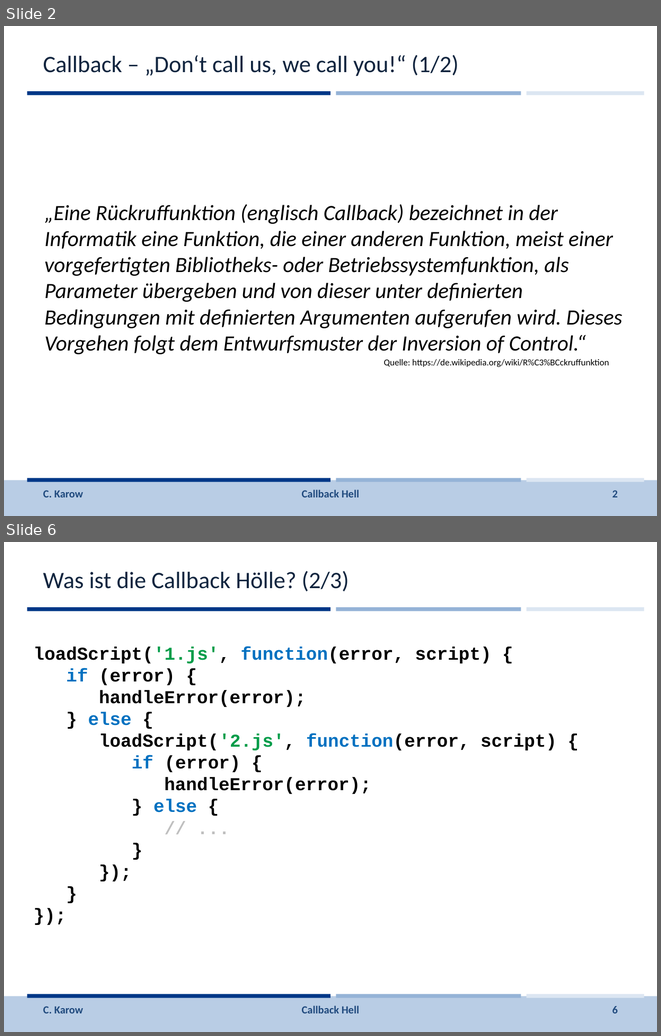
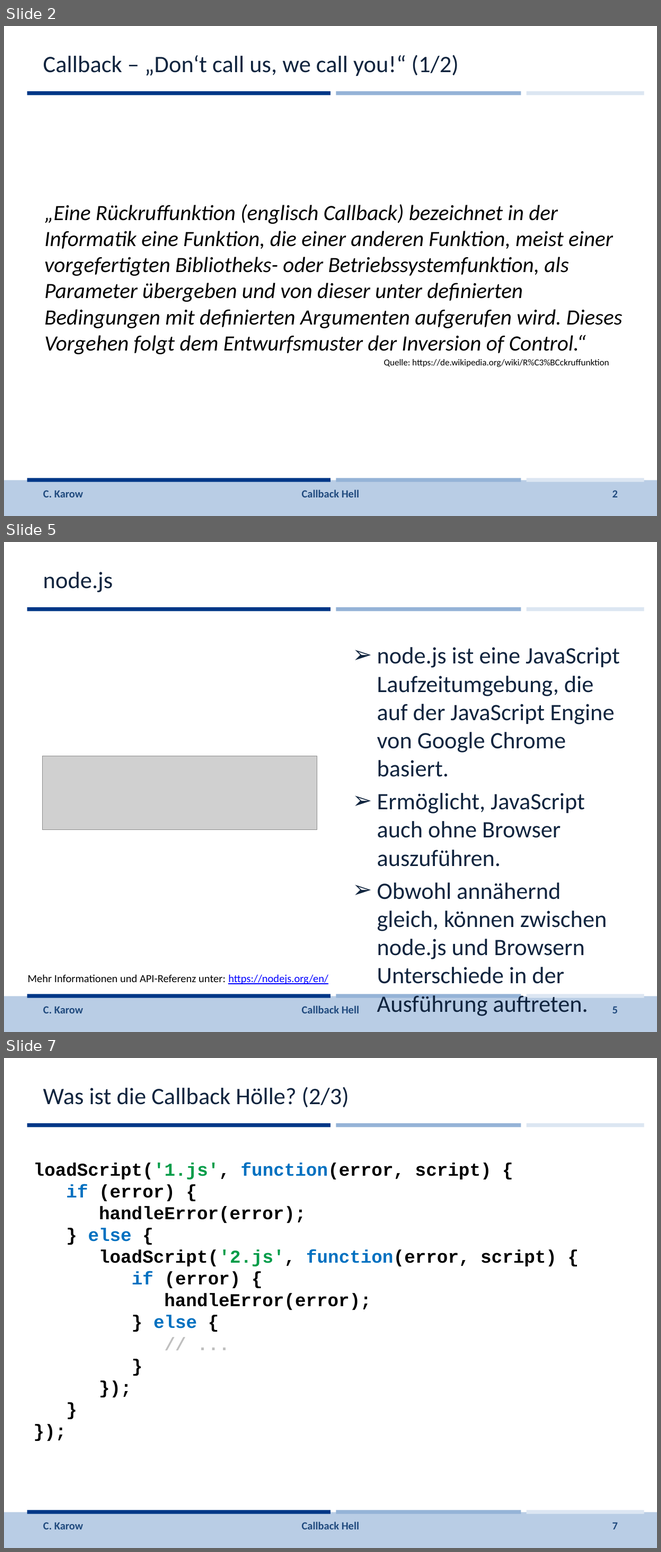
Before and after one commit to johbra/Reaktive-Programmierung, a slide deck: Vorlesung/Folien/CallbackHell.pptx. Shown one above the other, each under a label of ours: slides 2 and 6 before the commit, slides 2, 5 and 7 after it; the slides between them are not shown. The pictures are 661x1036 and 661x1552 pixels, drawn with LibreOffice and Linux fonts; fonts in the diff are those of the drawing; grey boxes stand for pictures; background and template pictures are left out. Boxes give left, top, right and bottom in pixels: in the first picture for what was removed or moved away, otherwise in the second. Text is boxed around its words. In the diff, an @@ line names an element or a change of style, - is before the commit and + after.

```diff
--- a/Vorlesung/Folien/CallbackHell.pptx
+++ b/Vorlesung/Folien/CallbackHell.pptx
@@ slide 5 added at (4,542,657,1032), background #FFFFFF; not listed: 7 template elements that a slide beside it also shows @@
@@ title added at (43,572,113,592), 26 pt, text #0F243E @@
+node.js
@@ text added at (377,647,620,1016), 25.9 pt, text #0F243E @@
+➢ node.js ist eine JavaScript Laufzeitumgebung, die auf der JavaScript Engine von Google Chrome basiert.
+➢ Ermöglicht, JavaScript auch ohne Browser auszuführen.
+➢ Obwohl annähernd gleich, können zwischen node.js und Browsern Unterschiede in der Ausführung auftreten.
@@ picture added at (43,756,317,830) @@
@@ text added at (28,974,328,984), 12 pt, text #000000 @@
+Mehr Informationen und API-Referenz unter: https://nodejs.org/en/
@@ text added at (43,1006,83,1013), 12 pt, text #1F497D @@
+C. Karow
@@ text added at (302,1005,359,1013), 12 pt, text #1F497D @@
+Callback Hell
@@ page number added at (612,1006,618,1013), 12 pt, text #1F497D @@
+5
@@ what was slide 6 is now slide 7 @@
@@ page number at (612,1522,618,1529): text changed @@
-6
+7
```
Also in this commit, not shown: 7 slides changed, 10 other slides added, 3 other files.
